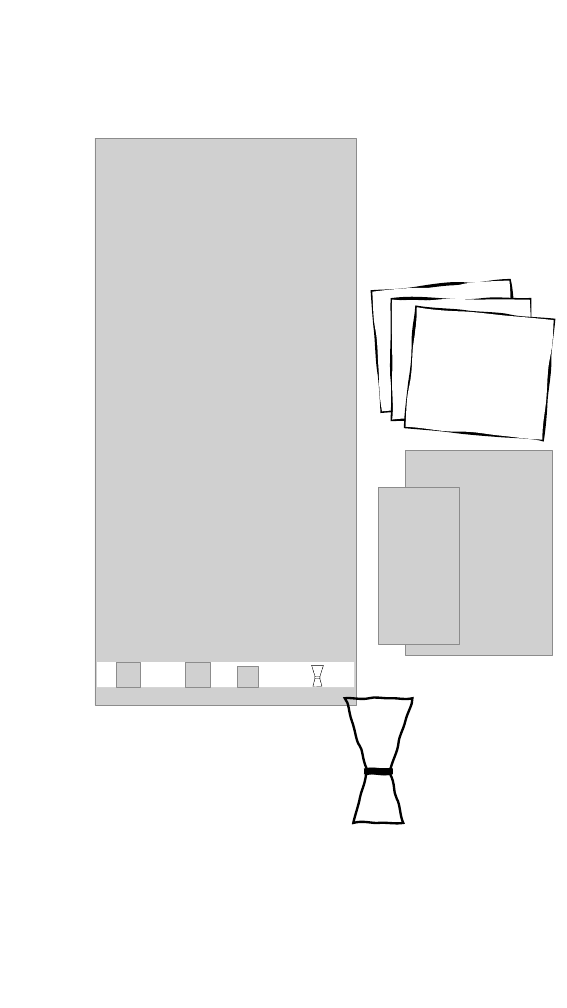
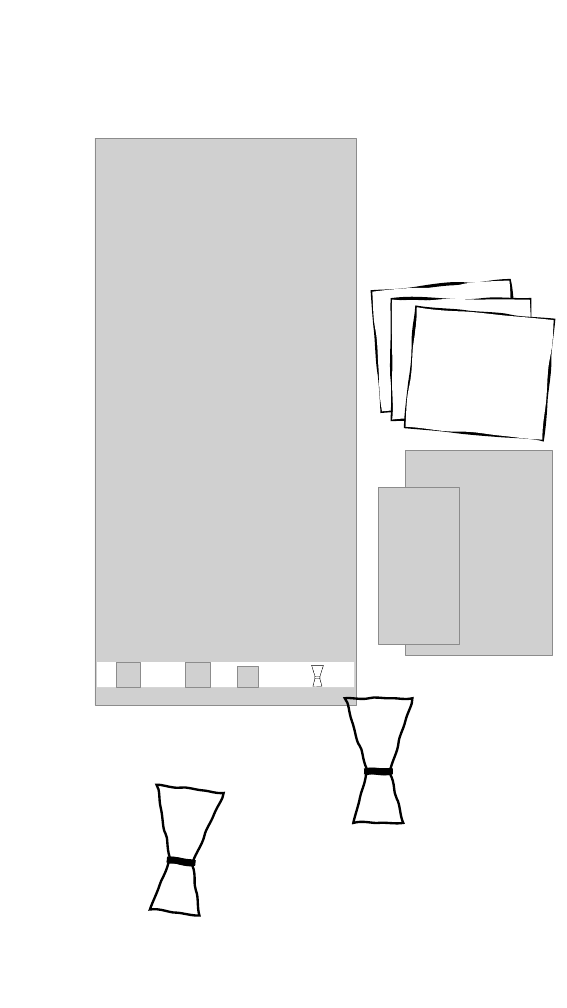
Before and after one commit to johntmayo/barkeep, a slide deck: slide 1 of icons/icon workspace.pptx (slide 5 before the commit). Drawn at 567x1008 pixels with LibreOffice and Linux fonts; fonts in the diff are those of the drawing; grey boxes stand for pictures; background and template pictures are left out. Boxes give left, top, right and bottom in pixels: in the first picture for what was removed or moved away, otherwise in the second. Text is boxed around its words. In the diff, an @@ line names an element or a change of style, - is before the commit and + after.

```diff
--- a/icons/icon workspace.pptx
+++ b/icons/icon workspace.pptx
@@ freeform shape added at bbox=[148, 785, 223, 863], outline #000000 2.25 pt @@
@@ freeform shape added at bbox=[150, 861, 205, 916], outline #000000 2.25 pt @@
@@ freeform shape added at bbox=[167, 857, 195, 865], fill #000000, outline #000000 1 pt @@
```
Also in this commit, not shown: 6 other files.
